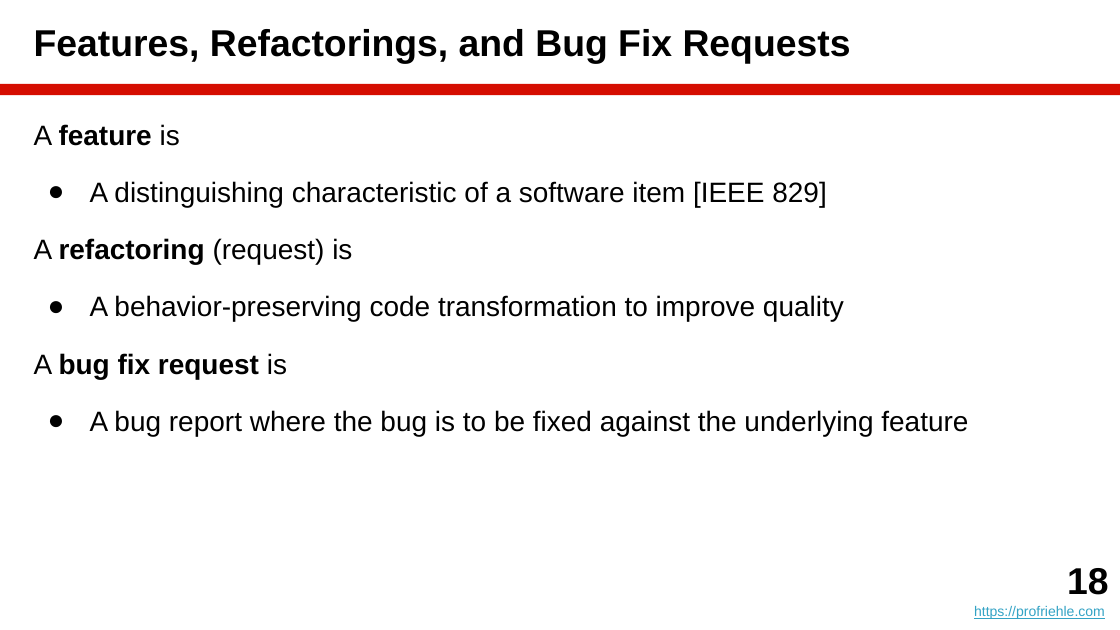
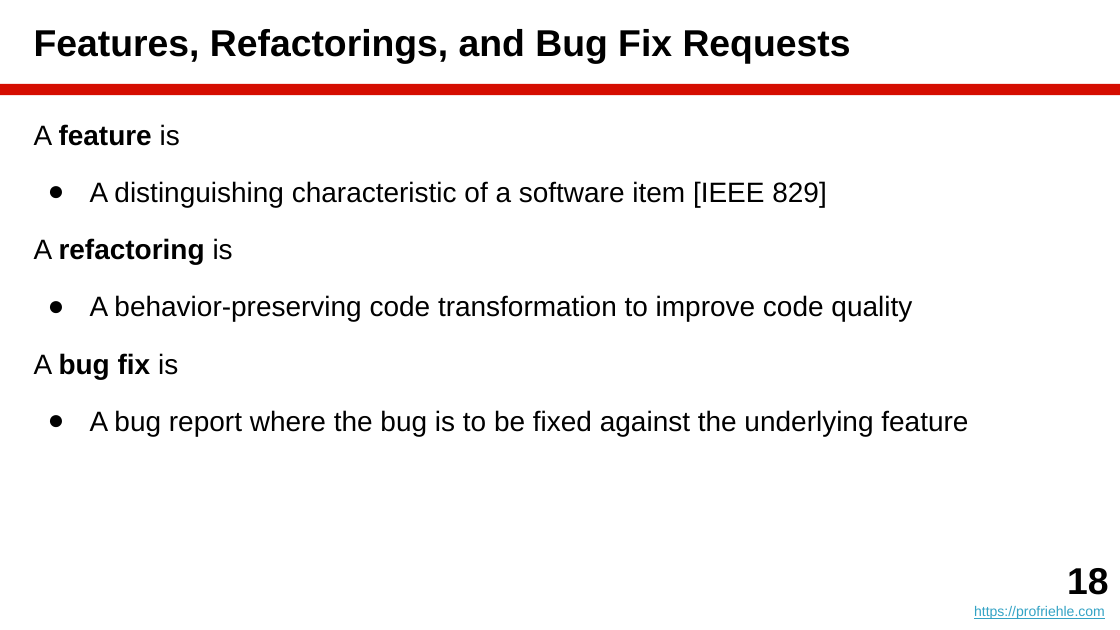
Before and after one commit to dirkriehle/amos-course, a slide deck: slide 18 of Lecture slides/AMOS B04 - Agile Planning.pptx. Drawn at 1120x630 pixels with LibreOffice and Linux fonts; fonts in the diff are those of the drawing. Boxes give left, top, right and bottom in pixels: in the first picture for what was removed or moved away, otherwise in the second. Text is boxed around its words. In the diff, an @@ line names an element or a change of style, - is before the commit and + after.

```diff
--- a/Lecture slides/AMOS B04 - Agile Planning.pptx
+++ b/Lecture slides/AMOS B04 - Agile Planning.pptx
@@ text at [34,238,912,379]: text changed @@
-A refactoring (request) is
-● A behavior-preserving code transformation to improve quality
-A bug fix request is
+A refactoring is
+● A behavior-preserving code transformation to improve code quality
+A bug fix is
```
Also in this commit, not shown: 13 other slides changed, 3 slides added, 10 other files.
